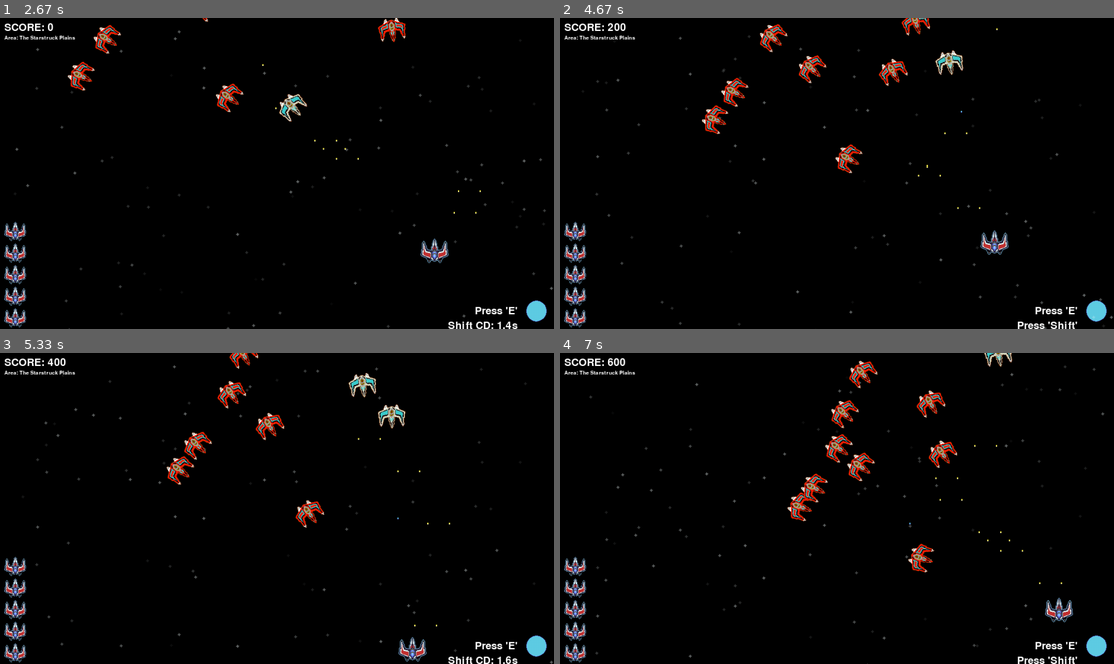
Above: before the commit, frames 1-4 (two rows, left to right).
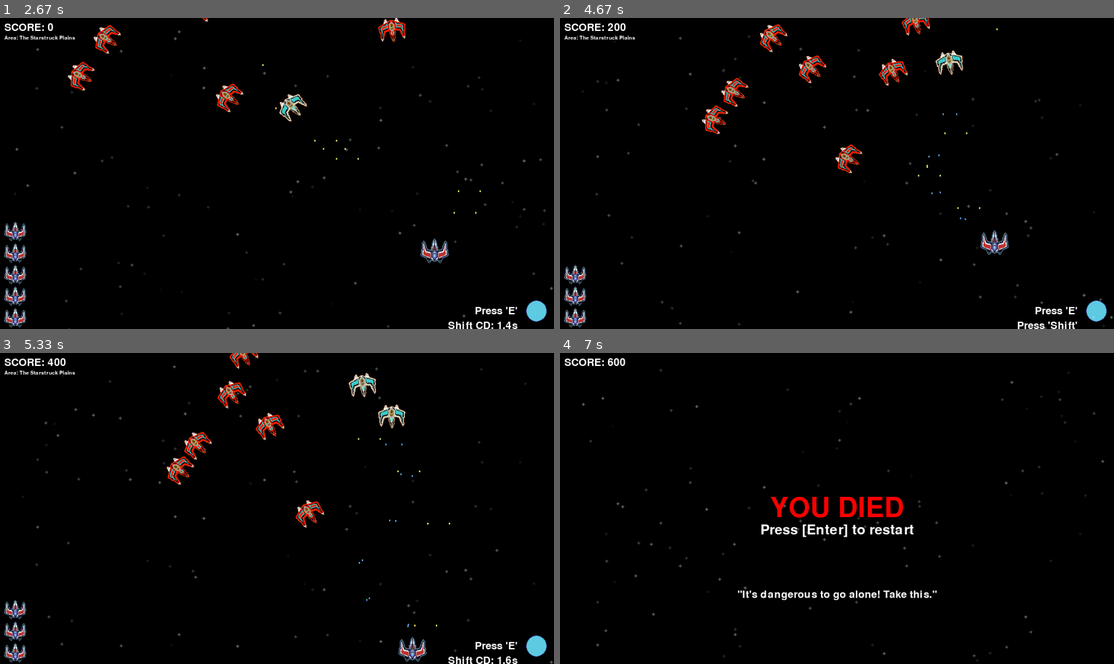
Above: after the commit, the same moments.

Repository: woelffer/gamedemo
Game: pygame game, started from pygamedemo.py
Same seed, same stepped clock (60 frames per second), same inputs: the game is played once before the commit and once after it.
Inputs:
- Up to frame 1 (2.67 s): tap Enter at 0.33 s; tap Space at 0.67, 1.07, 1.37, 1.57, 1.9, 2.2, 2.4 s; hold D 1-1.47 s; hold W 1.5-1.8 s; hold D 1.83-2.3 s; tap Shift at 1.98 s; hold A from 2.33 s (still down)
- Up to frame 2 (4.67 s): tap Space at 2.7, 2.97, 3.3, 3.6, 3.73, 4.13, 4.43 s; release A at 2.87 s; hold S 2.9-3.2 s; hold A 3.23-3.63 s; tap Shift at 3.38 s; hold W 3.67-4.03 s; hold D from 4.07 s (still down)
- Up to frame 3 (5.33 s): release D at 4.7 s; hold S 4.73-5.1 s; tap Space at 4.8, 5.2 s; tap Shift at 4.88 s; hold A from 5.13 s (still down)
- Up to frame 4 (7 s): tap Space at 5.5, 5.7, 6, 6.2, 6.53, 6.83 s; release A at 5.6 s; hold D 5.63-6.1 s; hold W 6.13-6.43 s; tap Shift at 6.28 s; hold D 6.47-6.93 s

Frame 1 is identical in both runs. In frame 2, 0.3% of the frame differs, in the area x 0-74%, y 29-79%; in frame 3, 0.3%; in frame 4, 5.9%, in the area x 0-99%, y 0-100%.

Commit message:
Enemy now shoots multiple bullets.  Needs more adjusting as offset is a bit off

Diff:
--- a/Bullet.py
+++ b/Bullet.py
@@ -43,8 +43,8 @@
     def create_enemy_bullets(self, enemy_model, bullet_speed, targetx, targety):
         self.targetx = targetx
         self.targety = targety
-        bullet_offset_1 = (54, 6)
-        bullet_offset_2 = (4, 6)
+        bullet_offset_1 = (-14, 6)
+        bullet_offset_2 = (-54, 6)
         bullet_position_1 = [enemy_model.pos_x + bullet_offset_1[0], enemy_model.pos_y + bullet_offset_1[1]]
         bullet_position_2 = [enemy_model.pos_x + bullet_offset_2[0], enemy_model.pos_y + bullet_offset_2[1]]
         new_bullet_1 = Bullet(bullet_position_1, bullet_speed, self.targetx, self.targety, bullet_type='enemy')
--- a/pygamedemo.py
+++ b/pygamedemo.py
@@ -67,7 +67,7 @@
 
 #Can ADJUST THIS WHEN WE Introduce levels and powerups
 BULLET_COOLDOWN = 0.05
-ENEMY_BULLET_CD = 1
+ENEMY_BULLET_CD = 0.2
 
 # Track the time since the last bullet was fired
 time_since_last_shot = 0
@@ -218,7 +218,7 @@
     for enemy in enemies:
         if enemy.shooter_tag is True and time_enemy_last_shot >= ENEMY_BULLET_CD:
             enemy_bullet = Bullet.Bullet((enemy.pos_x, enemy.pos_y), bullet_speed, player_model.pos_x, player_model.pos_y, bullet_type='enemy')
-            enemy_bullets.append(enemy_bullet)
+            enemy_bullets.extend(enemy_bullet.create_enemy_bullets(enemy, bullet_speed, player_model.pos_x, player_model.pos_y))
             time_enemy_last_shot = 0
 
 
